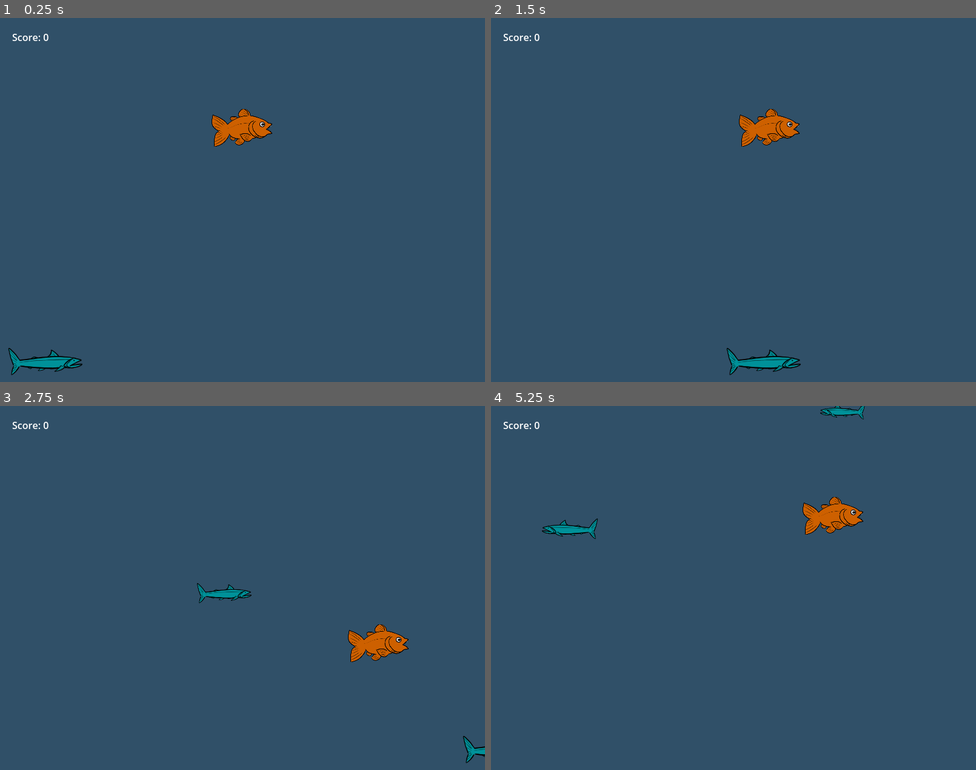
Above: before the commit, frames 1-4 (two rows, left to right).
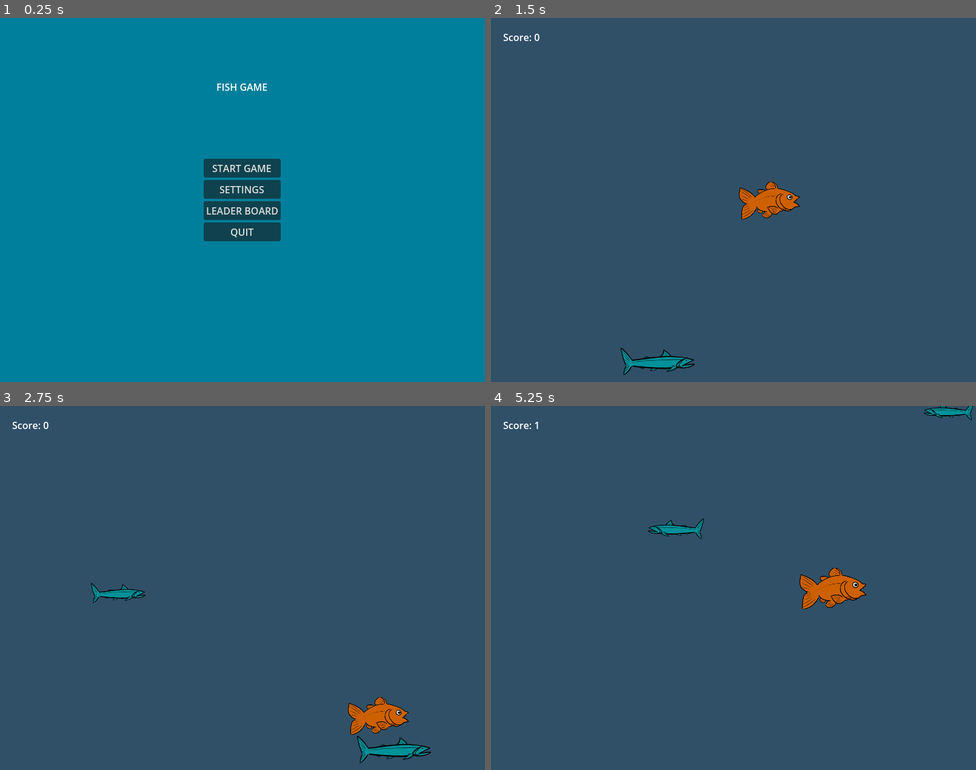
Above: after the commit, the same moments.

Repository: CatNine9/FishGame
Game: Godot game, scene res://UI/MainMenu.tscn
Same seed, same stepped clock (60 frames per second), same inputs: the game is played once before the commit and once after it. Before the commit the project starts from res://Levels/Main.tscn.
Inputs (mouse positions are in pixels of both pictures, inside the frame that each line leads up to):
- Up to frame 1 (0.25 s): no input
- Up to frame 2 (1.5 s): click (733, 167) at 0.5 s, where only the run after the commit has a clickable "START GAME"; hold Right (ui_right) from 1.28 s (still down)
- Up to frame 3 (2.75 s): release Right (ui_right) at 2.03 s; hold Down (ui_down) from 2.03 s (still down)
- Up to frame 4 (5.25 s): release Down (ui_down) at 2.78 s; hold Right (ui_right) 2.78-3.53 s; hold Up (ui_up) 3.53-4.28 s; hold Left (ui_left) from 4.28 s (still down)

The runs differ from the first frame. In frame 1, 100% of the frame differs, in the area x 0-100%, y 0-100%; in frame 2, 2.6%; in frame 3, 2.8%; in frame 4, 2.7%.

Commit message:
The Start Game button now changes the scene into the game. Main Menu set to main scene.

Diff:
--- a/FishGame/Levels/Main.tscn
+++ b/FishGame/Levels/Main.tscn
@@ -7,12 +7,11 @@
 [node name="Main" type="Node"]
 script = ExtResource("1_x3kem")
 
-[node name="ScoreLabel" type="Label" parent="."]
-offset_left = 20.0
-offset_top = 20.0
-offset_right = 63.0
-offset_bottom = 46.0
-text = "Score"
+[node name="Player" parent="." instance=ExtResource("1_cvetj")]
+position = Vector2(399, 300)
+
+[node name="EnemySpawnDelay" type="Timer" parent="."]
+wait_time = 1.5
 
 [node name="Control" type="Control" parent="."]
 layout_mode = 3
@@ -40,10 +39,11 @@
 text = "PAUSE"
 script = ExtResource("3_ymtrg")
 
-[node name="Player" parent="." instance=ExtResource("1_cvetj")]
-position = Vector2(399, 180)
-
-[node name="EnemySpawnDelay" type="Timer" parent="."]
-wait_time = 1.5
+[node name="ScoreLabel" type="Label" parent="."]
+offset_left = 20.0
+offset_top = 20.0
+offset_right = 63.0
+offset_bottom = 46.0
+text = "Score"
 
 [connection signal="timeout" from="EnemySpawnDelay" to="." method="_on_enemy_spawn_delay_timeout"]
--- /dev/null
+++ b/FishGame/UI/MainMenu.gd
@@ -0,0 +1,15 @@
+extends Control
+
+
+
+@onready var start_button = $CenterContainer/MenuVbox/StartButton
+
+
+
+func _physics_process(delta):
+	pass
+
+
+func _on_start_button_button_up():
+	var game_start = load("res://Levels/Main.tscn")
+	get_tree().change_scene_to_packed(game_start)
--- a/FishGame/UI/MainMenu.tscn
+++ b/FishGame/UI/MainMenu.tscn
@@ -1,4 +1,6 @@
-[gd_scene load_steps=2 format=3 uid="uid://cutqtpxte1qwl"]
+[gd_scene load_steps=3 format=3 uid="uid://cutqtpxte1qwl"]
+
+[ext_resource type="Script" path="res://UI/MainMenu.gd" id="1_dtkbm"]
 
 [sub_resource type="Theme" id="Theme_2qdnr"]
 
@@ -9,6 +11,7 @@
 anchor_bottom = 1.0
 grow_horizontal = 2
 grow_vertical = 2
+script = ExtResource("1_dtkbm")
 
 [node name="Panel" type="ColorRect" parent="."]
 modulate = Color(0, 0.498039, 0.611765, 1)
@@ -63,3 +66,5 @@
 text = "FISH GAME"
 horizontal_alignment = 1
 vertical_alignment = 2
+
+[connection signal="button_up" from="CenterContainer/MenuVbox/StartButton" to="." method="_on_start_button_button_up"]
--- a/FishGame/project.godot
+++ b/FishGame/project.godot
@@ -11,7 +11,7 @@
 [application]
 
 config/name="FishGame"
-run/main_scene="res://Levels/Main.tscn"
+run/main_scene="res://UI/MainMenu.tscn"
 config/features=PackedStringArray("4.0", "GL Compatibility")
 config/icon="res://icon.svg"
 
